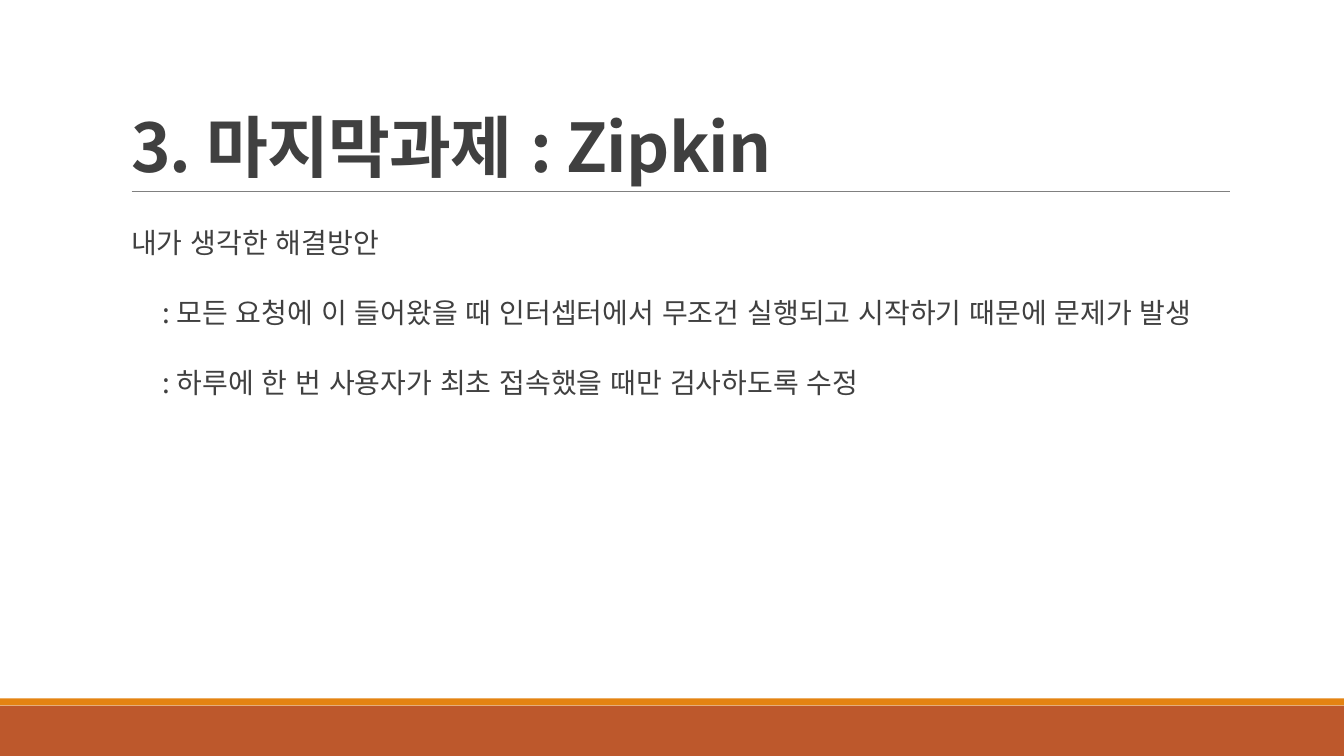
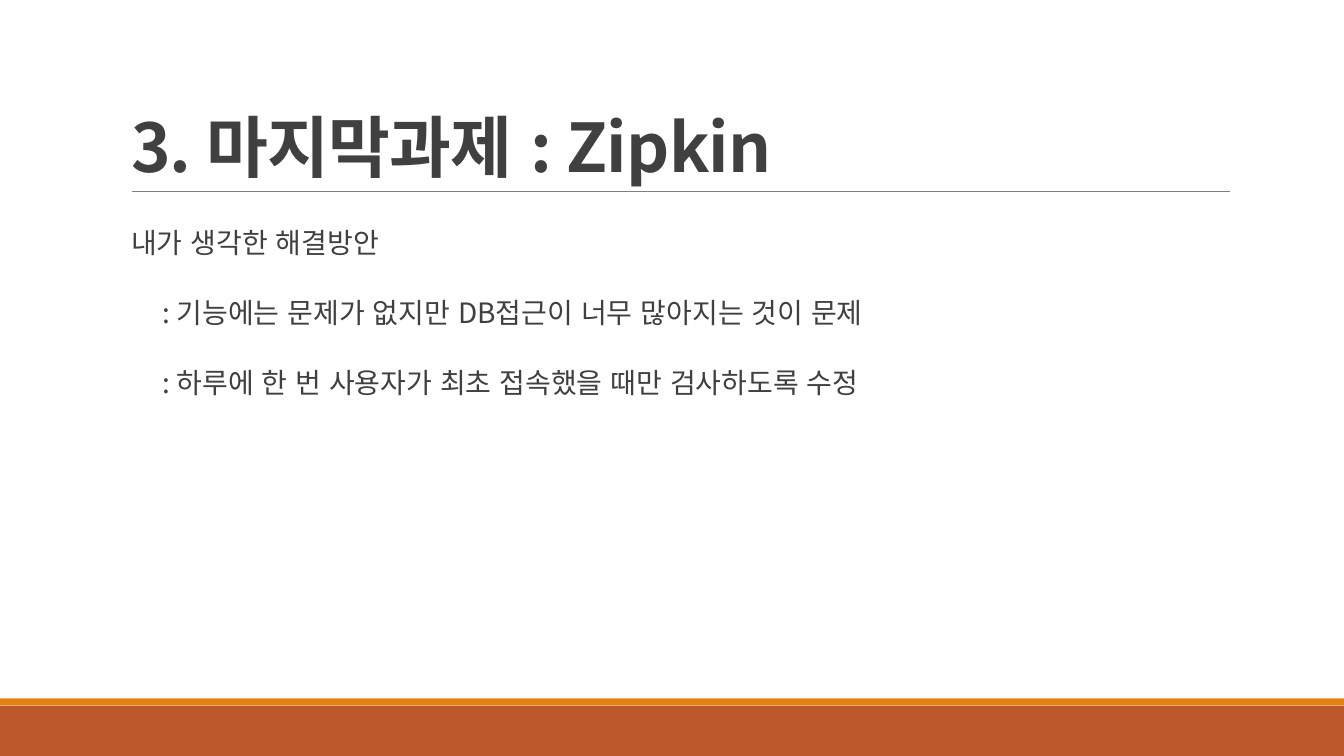
Before and after one commit to src8655/mhshop, a slide deck: slide 24 of 윤민호 발표.pptx. Drawn at 1344x756 pixels with LibreOffice and Linux fonts; fonts in the diff are those of the drawing. Boxes give left, top, right and bottom in pixels: in the first picture for what was removed or moved away, otherwise in the second. Text is boxed around its words. In the diff, an @@ line names an element or a change of style, - is before the commit and + after.

```diff
--- a/윤민호 발표.pptx
+++ b/윤민호 발표.pptx
@@ text at [177,300,863,326]: text changed @@
-  : 모든 요청에 이 들어왔을 때 인터셉터에서 무조건 실행되고 시작하기 때문에 문제가 발생
+  : 기능에는 문제가 없지만 DB접근이 너무 많아지는 것이 문제
```
Also in this commit, not shown: 3 other slides changed.
